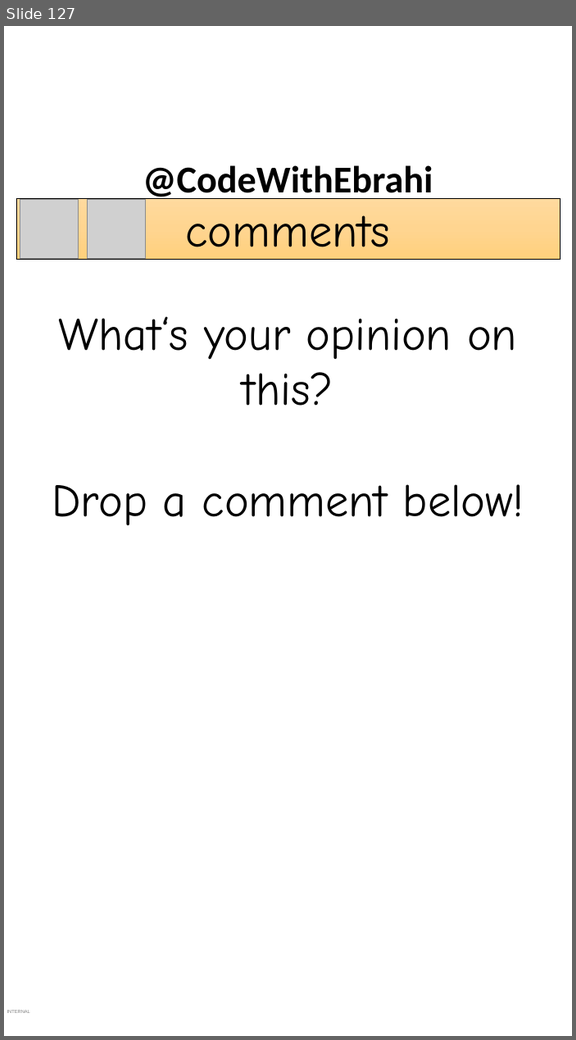
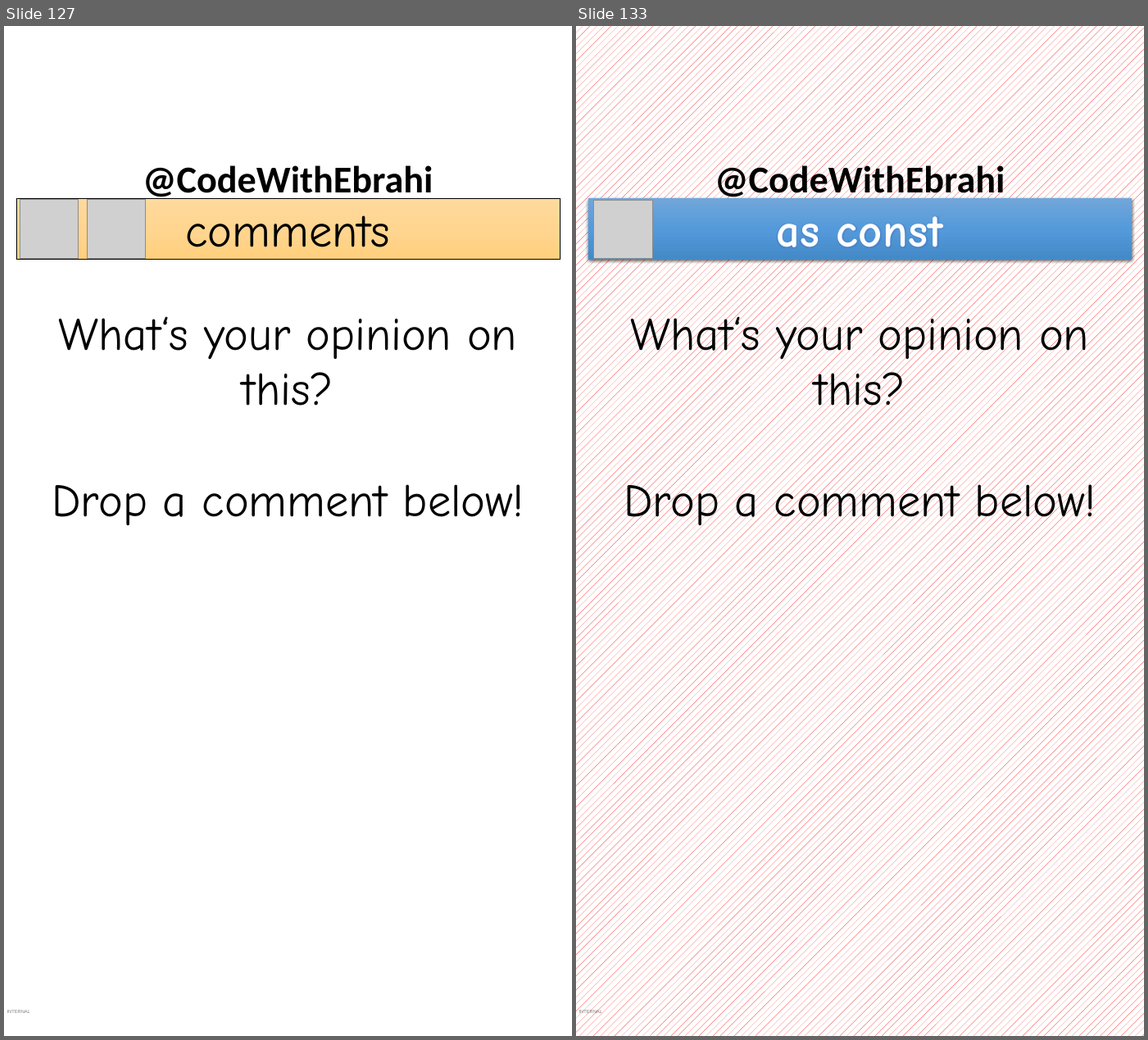
Before and after one commit to ebrahimsalehi1/python_codes, a slide deck: assets/images.pptx. Shown side by side, each under a label of ours: slide 127 before the commit, slides 127 and 133 after it; the slides between them are not shown. The pictures are 576x1040 and 1148x1040 pixels, drawn with LibreOffice and Linux fonts; fonts in the diff are those of the drawing; grey boxes stand for pictures; background and template pictures are left out. Boxes give left, top, right and bottom in pixels: in the first picture for what was removed or moved away, otherwise in the second. Text is boxed around its words. In the diff, an @@ line names an element or a change of style, - is before the commit and + after.

Commit message:
feat: added ts_023_constants

```diff
--- a/assets/images.pptx
+++ b/assets/images.pptx
@@ slide 133 added at (576, 26, 1144, 1036), background pattern #FF0000 on #FFFFFF; not listed: 2 template elements that a slide beside it also shows @@
@@ rectangle added at (588, 198, 1132, 260), fill gradient #71A6DB to #559BDB to #448ACA, 66 pt, text #FEFEFE, bold @@
+as const
@@ picture added at (594, 201, 652, 259) @@
@@ text added at (624, 310, 1097, 531), 66 pt, text #000000 @@
+What‘s your opinion on this?
+Drop a comment below!
```
Also in this commit, not shown: 5 other slides added, 7 other files.
